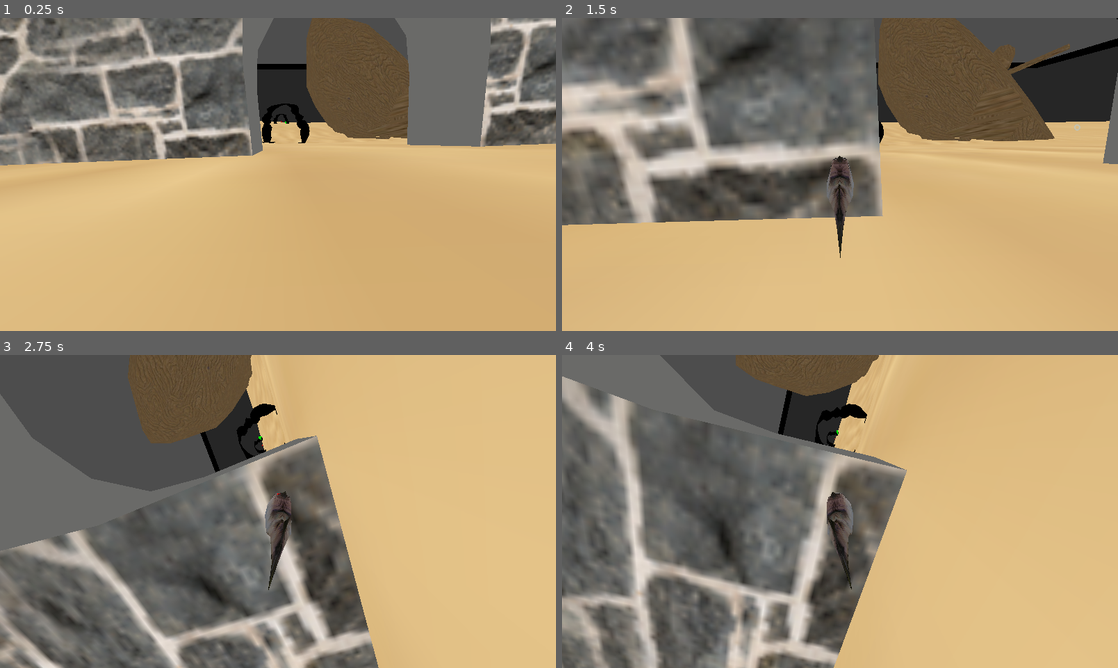
Above: before the commit, frames 1-4 (two rows, left to right).
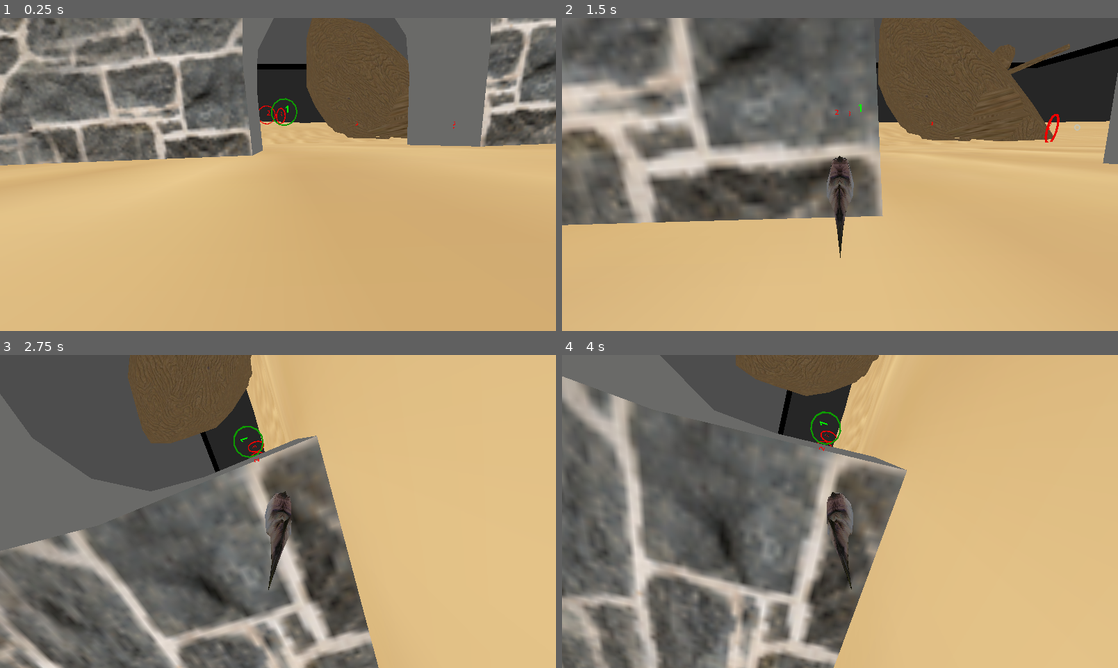
Above: after the commit, the same moments.

Repository: henkehedstrom/dj-scaled
Game: Godot game, scene res://Scenes/raceTest.tscn
Same seed, same stepped clock (60 frames per second), same inputs: the game is played once before the commit and once after it. This scene is started directly instead of the project's main scene.
Inputs (mouse positions are in pixels of both pictures, inside the frame that each line leads up to):
- Up to frame 1 (0.25 s): no input
- Up to frame 2 (1.5 s): move the mouse to (867, 174) at 0.52 s; hold W (forward) 0.53-1.28 s; hold P (mouse_capture) 0.53-1.28 s; move the mouse to (728, 190) at 1.27 s; hold S (back) from 1.28 s (still down); tap P (mouse_capture) at 1.35 s
- Up to frame 3 (2.75 s): move the mouse to (333, 442) at 2.02 s; release S (back) at 2.03 s; hold D (right) from 2.03 s (still down); hold P (mouse_capture) from 2.03 s (still down)
- Up to frame 4 (4 s): move the mouse to (812, 574) at 2.77 s; release D (right) at 2.78 s; release P (mouse_capture) at 2.78 s; hold W (forward) 2.78-3.53 s; tap P (mouse_capture) at 2.85 s; move the mouse to (1006, 558) at 3.52 s; hold A (left) from 3.53 s (still down); hold P (mouse_capture) from 3.53 s (still down)

The runs differ from the first frame. In frame 1, 0.5% of the frame differs, in the area x 46-82%, y 25-40%; in frame 2, 0.1%; in frame 3, 0.4%; in frame 4, 0.4%.

Commit message:
*multiplayer map and some logic for winning

Diff:
--- a/Fish.gd
+++ b/Fish.gd
@@ -17,9 +17,13 @@
 @export var max_roll_speed: float = 3.14
 
 var rotation_angle: Vector2 = Vector2.ZERO
+var goal_manager
 
 # Called when the node enters the scene tree for the first time.
 func _ready():
+
+	if goal_manager:
+		goal_manager.win.connect(on_win)
 
 	if !GameManager.is_multiplayer:
 		var input = input_manager.instantiate()
@@ -32,6 +36,18 @@
 	pass # Replace with function body.
 
 
+func on_win(id:int):
+	print("The fish that won has id " + str(id) + " you are " + str(multiplayer.get_unique_id()))
+	on_win_internal.rpc(id)
+	print("You won!")
+
+@rpc("any_peer", "call_local")
+func on_win_internal(id:int):
+	if str(id) == name:
+		get_parent().remove_child(self)
+		print("destroyed fish")
+
+
 # Called every frame. 'delta' is the elapsed time since the previous frame.
 func _process(delta):
 	current_speed = clamp(current_speed, min_speed, max_speed)
@@ -39,6 +55,9 @@
 	apply_rotation(delta)
 
 	pass
+
+
+
 
 func apply_rotation(delta: float):
 	var aim = get_global_transform().basis
--- a/MultiplayerTemplate.gd
+++ b/MultiplayerTemplate.gd
@@ -4,6 +4,7 @@
 var player = preload("res://fish.tscn")
 var input_manager = preload("res://Scripts/input_manager.tscn")
 @export var spawn_position:Node
+@export var goal_manager:Node
 
 
 
@@ -23,6 +24,7 @@
 			var input = input_manager.instantiate()
 			add_child(input)
 			input.fish = currentPlayer
+			currentPlayer.goal_manager = goal_manager
 		add_child(currentPlayer)
 
 		for spawn in spawn_positions:
--- a/Scenes/circle_goal.tscn
+++ b/Scenes/circle_goal.tscn
@@ -17,6 +17,7 @@
 transform = Transform3D(1, 0, 0, 0, 1, 0, 0, 0, 1, 0.745722, 0, 1.56383)
 visibility_range_end_margin = 330.99
 no_depth_test = true
+render_priority = 1
 text = "Placeholder"
 font_size = 2000
 
--- a/Scenes/raceTest.tscn
+++ b/Scenes/raceTest.tscn
@@ -1,10 +1,8 @@
-[gd_scene load_steps=14 format=3 uid="uid://b00jxdscyoi17"]
+[gd_scene load_steps=12 format=3 uid="uid://b00jxdscyoi17"]
 
 [ext_resource type="PackedScene" uid="uid://cid6u3cmr5qux" path="res://fish.tscn" id="1_jg4l2"]
 [ext_resource type="PackedScene" uid="uid://bnatb4jcs3ap3" path="res://FelixMapp_KOLLA_INTE/FishTankOverride.tscn" id="2_2woat"]
-[ext_resource type="PackedScene" uid="uid://l5c1bb70xa3d" path="res://Scenes/circle_goal.tscn" id="4_iq0nm"]
-[ext_resource type="PackedScene" uid="uid://cloeas1uwl58f" path="res://Scenes/goal.tscn" id="5_4w3am"]
-[ext_resource type="PackedScene" path="res://Scenes/goal_manager.tscn" id="5_dmtqs"]
+[ext_resource type="PackedScene" uid="uid://dqug5t7l2hkkc" path="res://Scenes/goal_manager.tscn" id="5_dmtqs"]
 [ext_resource type="PackedScene" uid="uid://cphyf0ajdc0xd" path="res://ring_goal.tscn" id="6_ymofm"]
 [ext_resource type="PackedScene" uid="uid://bdhs2mrrbj5nh" path="res://Models/castle_REAL.tscn" id="7_yb2j5"]
 [ext_resource type="PackedScene" uid="uid://dxby10rew758j" path="res://Models/chest_REAL.tscn" id="8_frfar"]
@@ -24,77 +22,41 @@
 
 [node name="GoalManager" parent="." instance=ExtResource("5_dmtqs")]
 
-[node name="Goal1" parent="GoalManager" instance=ExtResource("5_4w3am")]
-transform = Transform3D(1, 0, 0, 0, 1, 0, 0, 0, 1, -58.1747, 17.5524, -39.0293)
+[node name="RingGoal" parent="GoalManager" instance=ExtResource("6_ymofm")]
+transform = Transform3D(1, 0, 0, 0, 1, 0, 0, 0, 1, -59.2781, 30.5548, -16.9066)
 goal_number = "1"
 
-[node name="Goal2" parent="GoalManager" instance=ExtResource("5_4w3am")]
-transform = Transform3D(0.808021, 0, 0.589154, 0, 1, 0, -0.589154, 0, 0.808021, -58.1747, 17.5524, -317.59)
+[node name="RingGoal2" parent="GoalManager" instance=ExtResource("6_ymofm")]
+transform = Transform3D(1, 0, 0, 0, 1, 0, 0, 0, 1, -77.9596, 30.5548, -95.2993)
 goal_number = "2"
 
-[node name="Goal3" parent="GoalManager" instance=ExtResource("5_4w3am")]
-transform = Transform3D(0.533231, 0, 0.84597, 0, 1, 0, -0.84597, 0, 0.533231, -179.944, 17.5524, -366.524)
+[node name="RingGoal3" parent="GoalManager" instance=ExtResource("6_ymofm")]
+transform = Transform3D(0.575062, 0, -0.81811, 0, 1, 0, 0.81811, 0, 0.575062, -60.0174, 30.5548, -143.207)
 goal_number = "3"
 
-[node name="Goal4" parent="GoalManager" instance=ExtResource("5_4w3am")]
-transform = Transform3D(-0.938071, 0, 0.346444, 0, 1, 0, -0.346444, 0, -0.938071, -306.174, 17.5524, -270.293)
+[node name="RingGoal4" parent="GoalManager" instance=ExtResource("6_ymofm")]
+transform = Transform3D(-0.858092, 0, -0.513496, 0, 1, 0, 0.513496, 0, -0.858092, 36.5945, 18.2194, -101.608)
 goal_number = "4"
 
-[node name="CircleGoal" parent="GoalManager" instance=ExtResource("4_iq0nm")]
-transform = Transform3D(-0.997776, 0, -0.0666571, 0, 1, 0, 0.0666571, 0, -0.997776, -303.894, 87.4862, -61.4423)
+[node name="RingGoal5" parent="GoalManager" instance=ExtResource("6_ymofm")]
+transform = Transform3D(-0.858092, 0, -0.513496, 0, 1, 0, 0.513496, 0, -0.858092, 84.3804, 18.2194, -14.5739)
 goal_number = "5"
 
-[node name="CircleGoal2" parent="GoalManager" instance=ExtResource("4_iq0nm")]
-transform = Transform3D(-0.997776, 0, -0.0666571, 0, 1, 0, 0.0666571, 0, -0.997776, -303.894, 139.533, 182.542)
+[node name="RingGoal6" parent="GoalManager" instance=ExtResource("6_ymofm")]
+transform = Transform3D(-0.858092, 0, -0.513496, 0, 1, 0, 0.513496, 0, -0.858092, 160.465, 45.8449, 243.353)
 goal_number = "6"
 
-[node name="CircleGoal3" parent="GoalManager" instance=ExtResource("4_iq0nm")]
-transform = Transform3D(-0.287043, 0, -0.957918, 0, 1, 0, 0.957918, 0, -0.287043, 123.035, 75.1574, 356.167)
+[node name="RingGoal7" parent="GoalManager" instance=ExtResource("6_ymofm")]
+transform = Transform3D(-0.858092, 0, -0.513496, 0, 1, 0, 0.513496, 0, -0.858092, 309.872, 148.121, 560.619)
 goal_number = "7"
 
-[node name="CircleGoal4" parent="GoalManager" instance=ExtResource("4_iq0nm")]
-transform = Transform3D(-0.287043, 0, -0.957918, 0, 1, 0, 0.957918, 0, -0.287043, 159.086, 75.1574, 365.392)
+[node name="RingGoal8" parent="GoalManager" instance=ExtResource("6_ymofm")]
+transform = Transform3D(0.578029, 0, 0.816017, 0, 1, 0, -0.816017, 0, 0.578029, -56.2657, 148.121, 519.442)
 goal_number = "8"
 
-[node name="CircleGoal5" parent="GoalManager" instance=ExtResource("4_iq0nm")]
-transform = Transform3D(0.13371, 0, -0.991021, 0, 1, 0, 0.991021, 0, 0.13371, 188.586, 75.1574, 367.3)
+[node name="RingGoal9" parent="GoalManager" instance=ExtResource("6_ymofm")]
+transform = Transform3D(0.999609, 0, -0.0279564, 0, 1, 0, 0.0279564, 0, 0.999609, -56.2657, 225.928, 179.368)
 goal_number = "9"
-
-[node name="CircleGoal6" parent="GoalManager" instance=ExtResource("4_iq0nm")]
-transform = Transform3D(0.686022, 0, -0.727581, 0, 1, 0, 0.727581, 0, 0.686022, 242.521, 75.1574, 344.065)
-goal_number = "10"
-
-[node name="CircleGoal7" parent="GoalManager" instance=ExtResource("4_iq0nm")]
-transform = Transform3D(0.980502, 0, -0.196511, 0, 1, 0, 0.196511, 0, 0.980502, 255.554, 75.1574, 272.523)
-goal_number = "11"
-
-[node name="CircleGoal8" parent="GoalManager" instance=ExtResource("4_iq0nm")]
-transform = Transform3D(0.980502, 0, -0.196511, -0.0698978, 0.934602, -0.348759, 0.18366, 0.355694, 0.916379, 255.554, 75.1574, -39.2062)
-goal_number = "12"
-
-[node name="CircleGoal9" parent="GoalManager" instance=ExtResource("4_iq0nm")]
-transform = Transform3D(0.980502, 0, -0.196511, -0.136113, 0.721277, -0.679141, 0.141739, 0.692647, 0.707213, 255.554, 90.6308, -81.0911)
-goal_number = "13"
-
-[node name="CircleGoal10" parent="GoalManager" instance=ExtResource("4_iq0nm")]
-transform = Transform3D(0.980502, 0, -0.196511, -0.194499, 0.142733, -0.970463, 0.0280485, 0.989761, 0.13995, 255.554, 133.56, -103.073)
-goal_number = "14"
-
-[node name="CircleGoal11" parent="GoalManager" instance=ExtResource("4_iq0nm")]
-transform = Transform3D(0.980502, -2.12688e-09, -0.196511, -0.163862, -0.551981, -0.817598, -0.10847, 0.833857, -0.541218, 255.554, 185.114, -78.1437)
-goal_number = "15"
-
-[node name="CircleGoal12" parent="GoalManager" instance=ExtResource("4_iq0nm")]
-transform = Transform3D(0.980502, -2.12688e-09, -0.196511, 0.00175258, -0.99996, 0.00874466, -0.196503, -0.00891837, -0.980463, 255.554, 185.114, -32.9449)
-goal_number = "16"
-
-[node name="CircleGoal13" parent="GoalManager" instance=ExtResource("4_iq0nm")]
-transform = Transform3D(0.939238, 0.0644852, -0.337157, 0.21525, -0.875741, 0.43214, -0.267395, -0.478455, -0.836409, 255.554, 154.788, 6.85629)
-goal_number = "17"
-
-[node name="RingGoal" parent="GoalManager" instance=ExtResource("6_ymofm")]
-transform = Transform3D(1, 0, 0, 0, 1, 0, 0, 0, 1, 238.208, 30.5548, -246.552)
-goal_number = "18"
 
 [node name="castle" parent="." instance=ExtResource("7_yb2j5")]
 transform = Transform3D(17.1182, -1.44166, -0.204639, 1.45215, 17.0801, 1.14638, 0.107251, -1.15955, 17.1405, -51.1435, 8.05049, 119.896)
@@ -117,31 +79,32 @@
 [node name="SpawnPositions" type="Node" parent="."]
 
 [node name="0" type="Node3D" parent="SpawnPositions" groups=["PlayerSpawnPoint"]]
-transform = Transform3D(1, 0, 0, 0, 1, 0, 0, 0, 1, -48.9033, 24.0962, 10.2592)
+transform = Transform3D(1, 0, 0, 0, 1, 0, 0, 0, 1, -48.9033, 24.0962, 63.0106)
 
 [node name="Marker3D" type="Marker3D" parent="SpawnPositions/0"]
 gizmo_extents = 1.66
 
 [node name="1" type="Node3D" parent="SpawnPositions" groups=["PlayerSpawnPoint"]]
-transform = Transform3D(1, 0, 0, 0, 1, 0, 0, 0, 1, -54.2745, 24.0962, 10.2592)
+transform = Transform3D(1, 0, 0, 0, 1, 0, 0, 0, 1, -54.2745, 24.0962, 63.0106)
 
 [node name="Marker3D" type="Marker3D" parent="SpawnPositions/1"]
 gizmo_extents = 1.66
 
 [node name="2" type="Node3D" parent="SpawnPositions" groups=["PlayerSpawnPoint"]]
-transform = Transform3D(1, 0, 0, 0, 1, 0, 0, 0, 1, -59.5976, 24.0962, 10.2592)
+transform = Transform3D(1, 0, 0, 0, 1, 0, 0, 0, 1, -59.5976, 24.0962, 63.0106)
 
 [node name="Marker3D" type="Marker3D" parent="SpawnPositions/2"]
 gizmo_extents = 1.66
 
 [node name="3" type="Node3D" parent="SpawnPositions" groups=["PlayerSpawnPoint"]]
-transform = Transform3D(1, 0, 0, 0, 1, 0, 0, 0, 1, -65.6491, 24.0962, 10.2592)
+transform = Transform3D(1, 0, 0, 0, 1, 0, 0, 0, 1, -65.6491, 24.0962, 63.0106)
 
 [node name="Marker3D" type="Marker3D" parent="SpawnPositions/3"]
 gizmo_extents = 1.66
 
-[node name="MultiplayerTemplate" parent="." node_paths=PackedStringArray("spawn_position") instance=ExtResource("12_6fobl")]
+[node name="MultiplayerTemplate" parent="." node_paths=PackedStringArray("spawn_position", "goal_manager") instance=ExtResource("12_6fobl")]
 spawn_position = NodePath("../SpawnPositions")
+goal_manager = NodePath("../GoalManager")
 
 [node name="ship" parent="." instance=ExtResource("13_day6h")]
 transform = Transform3D(3.18306, 3.25306, -5.19276, 2.01213, 4.9722, 4.34828, 5.78779, -3.51765, 1.34413, 90.0079, -62.9596, -87.9149)
--- a/Scripts/goal.gd
+++ b/Scripts/goal.gd
@@ -26,7 +26,7 @@
 	_set_color(Color(0,1,0), green_material)
 
 func _on_area_3d_body_entered(body):
-	if body is CharacterBody3D: #TODO better check for player?
+	if body is CharacterBody3D && (!GameManager.is_multiplayer || body.name == str(multiplayer.get_unique_id())): #TODO better check for player?
 		if current_goal:
 			pling.play()
 			print("entered" + self.name)
--- a/Scripts/goal_manager.gd
+++ b/Scripts/goal_manager.gd
@@ -3,6 +3,7 @@
 
 @onready var goals: Array = get_children()
 var currentIndex: int = 0
+signal win
 
 
 # Called when the node enters the scene tree for the first time.
@@ -23,3 +24,8 @@
 	if currentIndex + 1 < goals.size():
 		currentIndex+= 1
 		goals[currentIndex].set_current()
+	else:
+		if GameManager.is_multiplayer:
+			win.emit(multiplayer.get_unique_id())
+		else:
+			win.emit(0)
--- a/ring_goal.tscn
+++ b/ring_goal.tscn
@@ -15,6 +15,7 @@
 transform = Transform3D(1, 0, 0, 0, 1, 0, 0, 0, 1, 2.49373, 0.327024, 1.56383)
 visibility_range_end_margin = 330.99
 no_depth_test = true
+render_priority = 1
 text = "Placeholder"
 font_size = 1500
 
